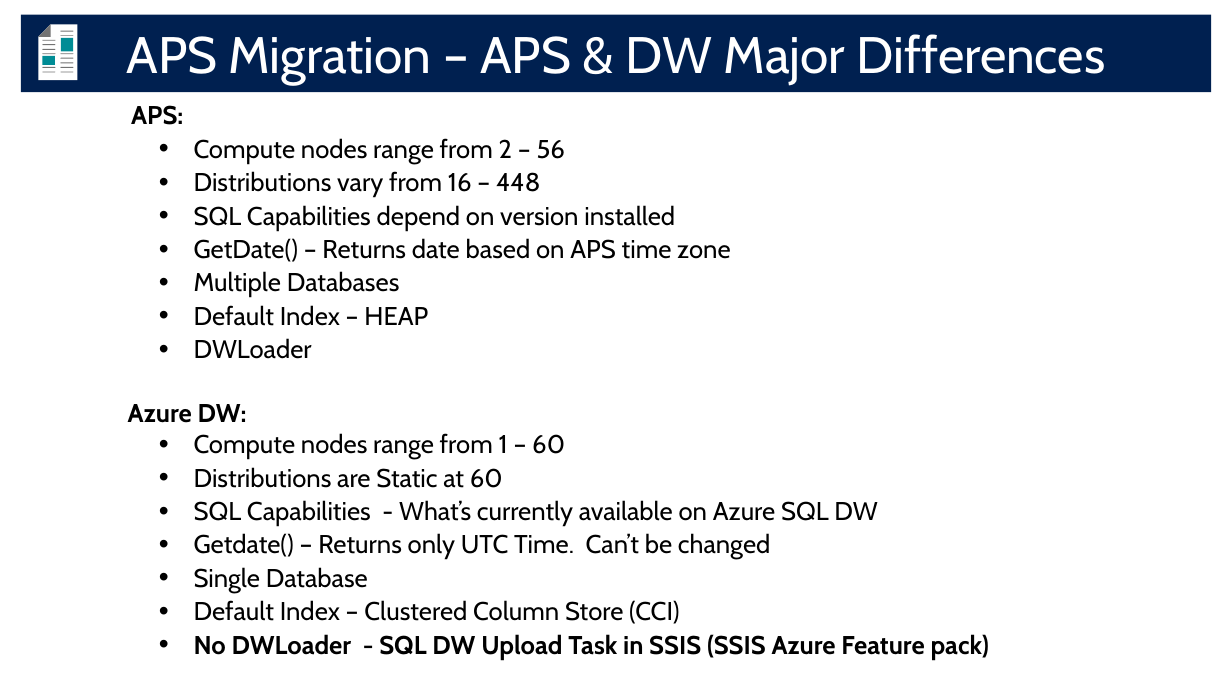
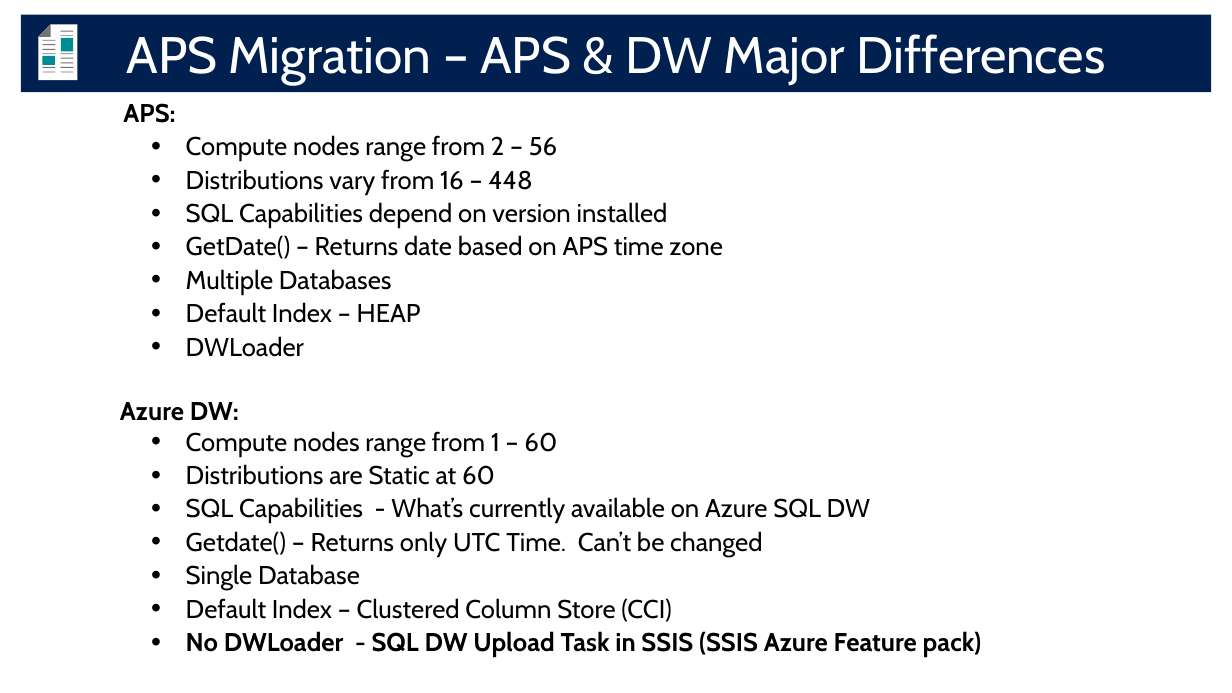
Before and after one commit to microsoft/AzureDWScriptsandUtilities, a slide deck: slide 22 of APS to SQL DW Migration - Schema and Data Migration with PolyBase/APS2SQLDW_Migration.pptx (slide 23 before the commit). Drawn at 1232x693 pixels with LibreOffice and Linux fonts; fonts in the diff are those of the drawing; background and template pictures are left out. Boxes give left, top, right and bottom in pixels: in the first picture for what was removed or moved away, otherwise in the second. Text is boxed around its words. In the diff, an @@ line names an element or a change of style, - is before the commit and + after.

```diff
--- a/APS to SQL DW Migration - Schema and Data Migration with PolyBase/APS2SQLDW_Migration.pptx
+++ b/APS to SQL DW Migration - Schema and Data Migration with PolyBase/APS2SQLDW_Migration.pptx
@@ text "APS:": place and size @@
-text "APS:" at box(128, 105, 990, 659)
+text "APS:" at box(120, 103, 982, 657)
```
Also in this commit, not shown: 11 other slides changed, 1 slide added, 1 slide removed.
